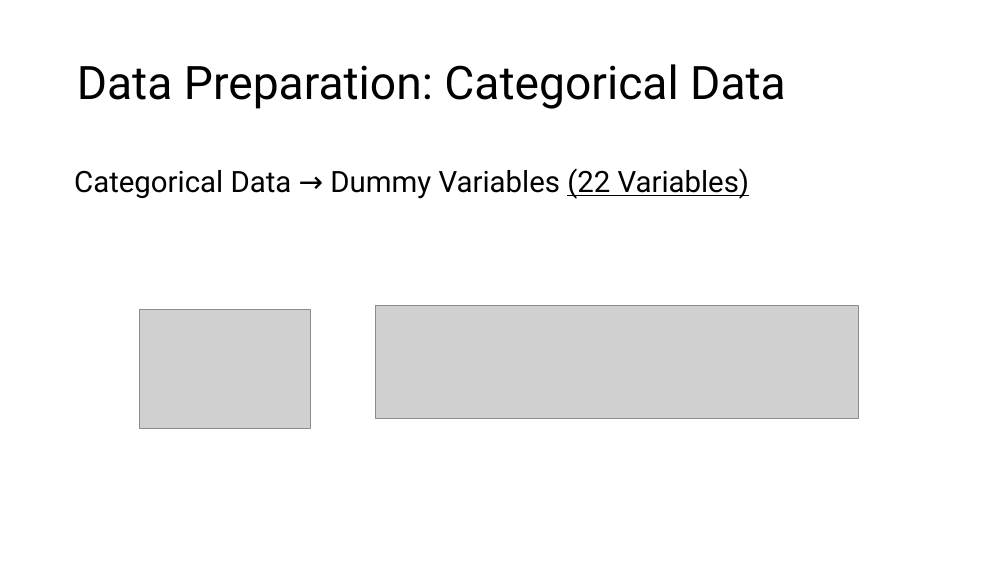
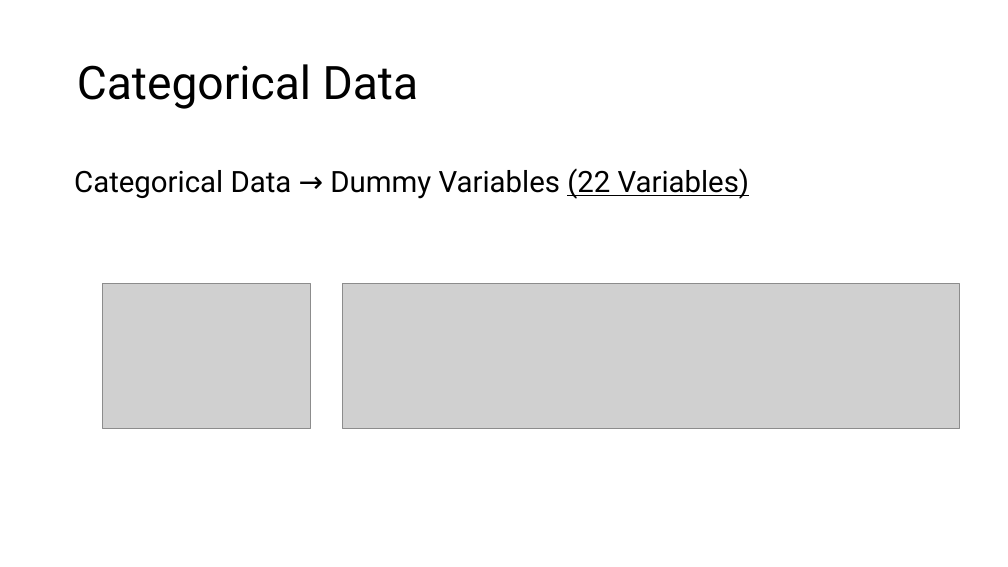
Before and after one commit to chrisgian/Capstone2-NLP-Hotel-Reviews, a slide deck: slide 10 of NLP 2 - Hotel Reviews Deliverable.pptx (slide 9 before the commit). Drawn at 1008x567 pixels with LibreOffice and Linux fonts; fonts in the diff are those of the drawing; grey boxes stand for pictures. Boxes give left, top, right and bottom in pixels: in the first picture for what was removed or moved away, otherwise in the second. Text is boxed around its words. In the diff, an @@ line names an element or a change of style, - is before the commit and + after.

```diff
--- a/NLP 2 - Hotel Reviews Deliverable.pptx
+++ b/NLP 2 - Hotel Reviews Deliverable.pptx
@@ title at [77, 64, 419, 109]: text changed @@
-Data Preparation: Categorical Data
+Categorical Data
@@ picture: place and size @@
-picture at [140, 310, 311, 428]
+picture at [102, 284, 311, 428]
@@ picture: place and size @@
-picture at [376, 306, 858, 418]
+picture at [343, 284, 959, 428]
```
Also in this commit, not shown: 7 other slides changed, 8 slides added, 6 slides removed, 1 other file.
